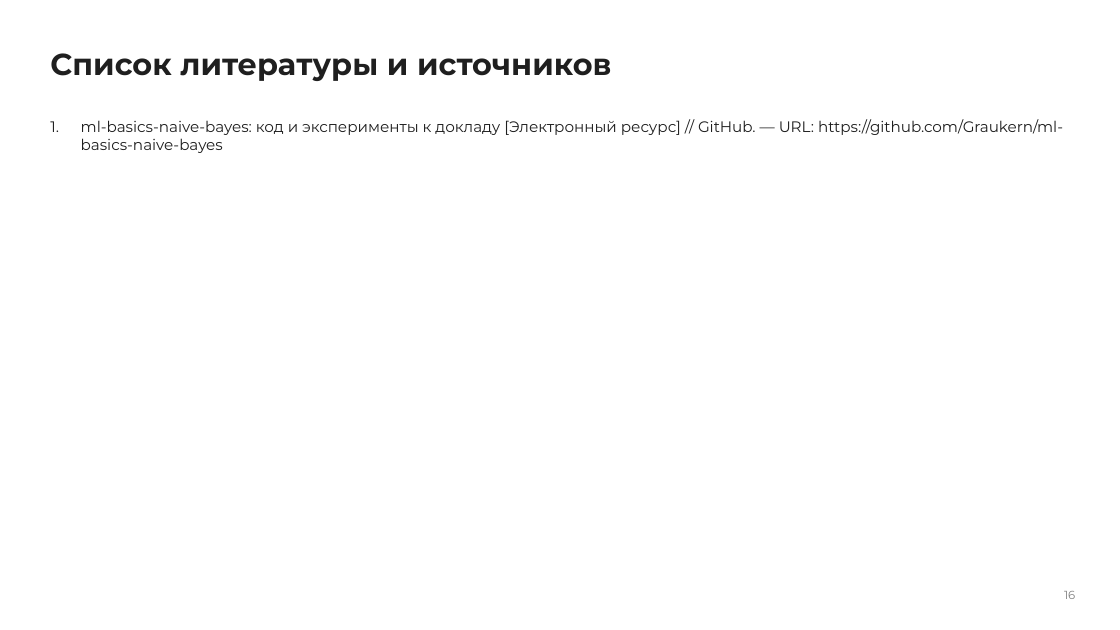
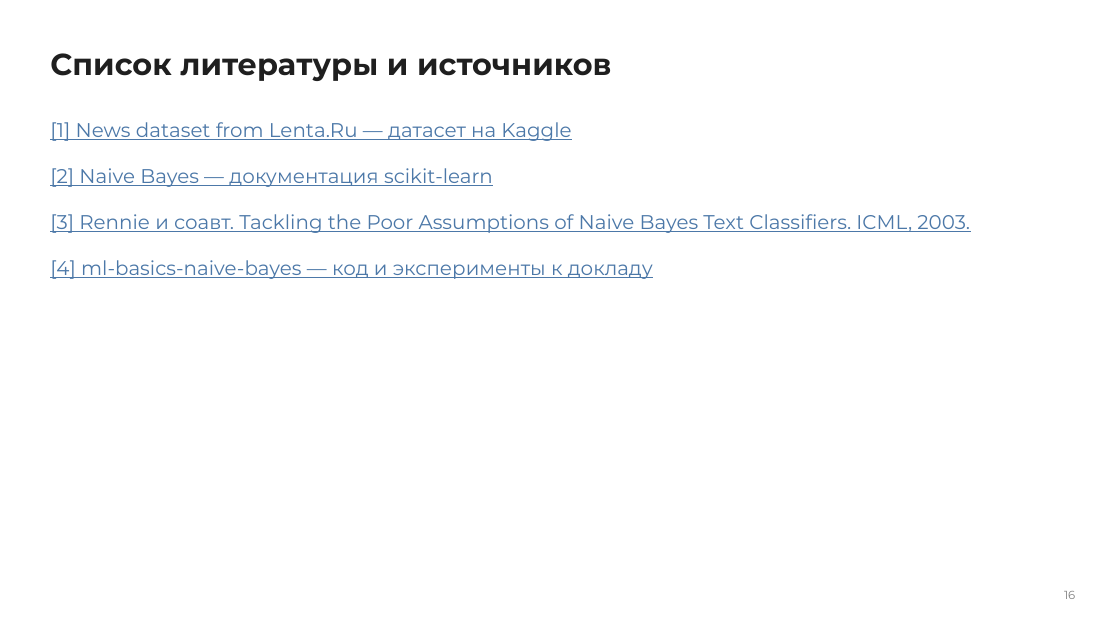
Before and after one commit to Graukern/ml-basics-naive-bayes, a slide deck: slide 16 of Наивный байесовский классификатор.pptx. Drawn at 1120x630 pixels with LibreOffice and Linux fonts; fonts in the diff are those of the drawing. Boxes give left, top, right and bottom in pixels: in the first picture for what was removed or moved away, otherwise in the second. Text is boxed around its words. In the diff, an @@ line names an element or a change of style, - is before the commit and + after.

Commit message:
docs: refine naive Bayes presentation and align benchmark chart

```diff
--- a/Наивный байесовский классификатор.pptx
+++ b/Наивный байесовский классификатор.pptx
@@ text at box(50, 122, 970, 279): text changed; size 13 to 17 pt; text colour #1F1F1F to #4C78A8 @@
-1. ml-basics-naive-bayes: код и эксперименты к докладу [Электронный ресурс] // GitHub. — URL: https://github.com/Graukern/ml-basics-naive-bayes
+[1] News dataset from Lenta.Ru — датасет на Kaggle
+[2] Naive Bayes — документация scikit-learn
+[3] Rennie и соавт. Tackling the Poor Assumptions of Naive Bayes Text Classifiers. ICML, 2003.
+[4] ml-basics-naive-bayes — код и эксперименты к докладу
```
Also in this commit, not shown: 5 other slides changed, 3 other files.
